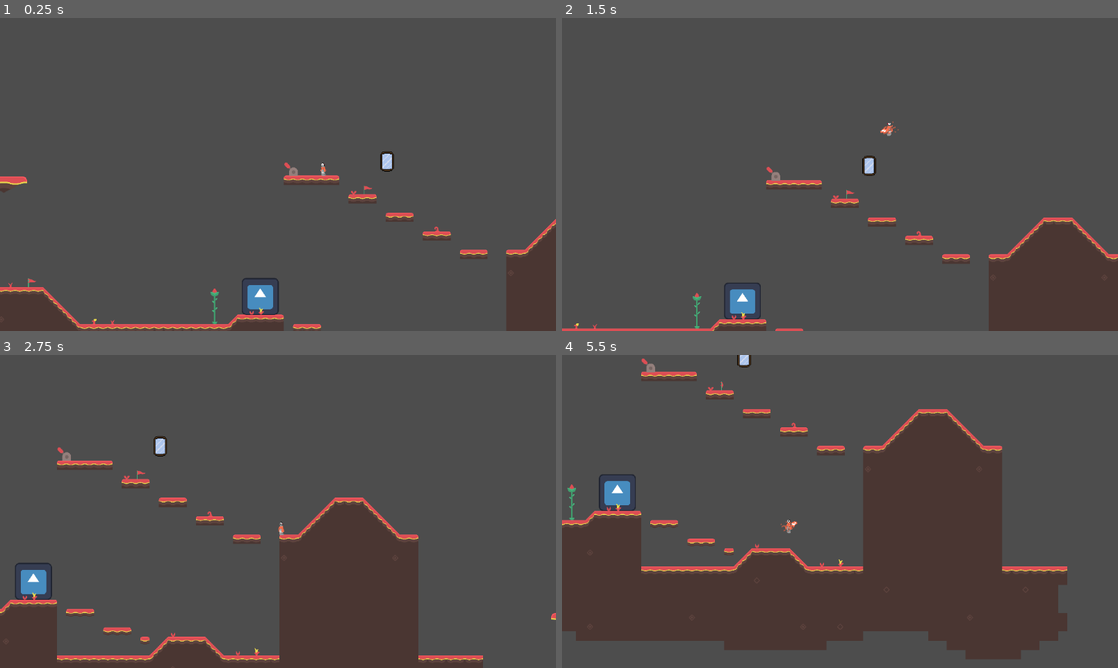
Above: before the commit, frames 1-4 (two rows, left to right).
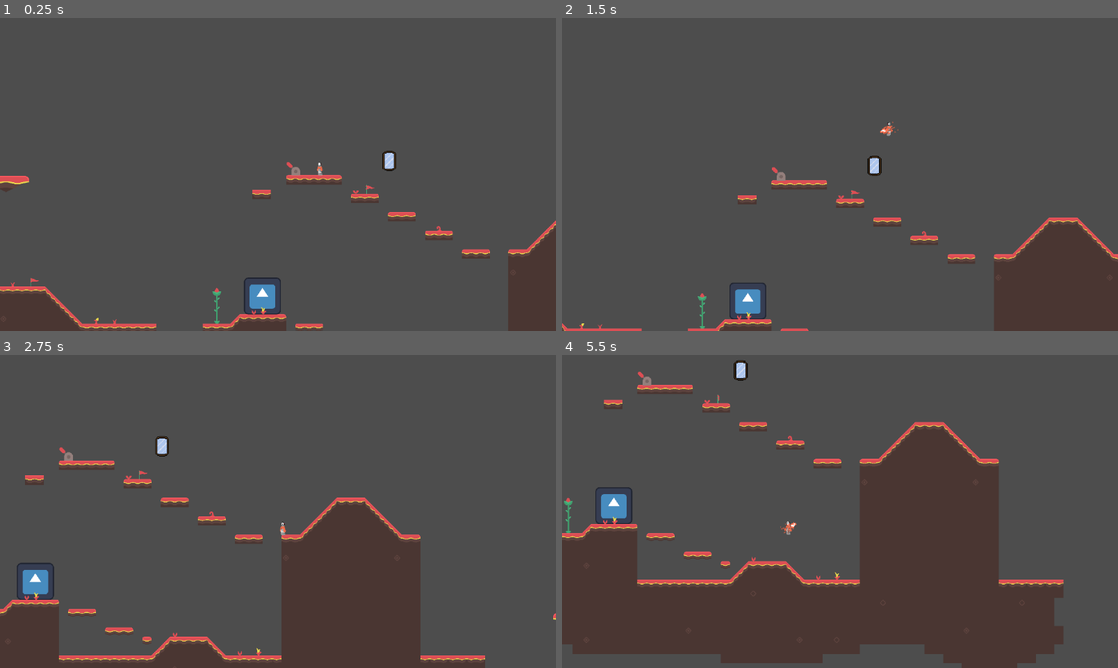
Above: after the commit, the same moments.

Repository: unsaltedkale/Quilt
Game: Godot game, scene res://Elena/elenatest.tscn
The game is run twice, just before and just after one commit, with the same random seed, the same clock (stepped at 60 frames per second) and the same inputs. This scene is started directly instead of the project's main scene. The engine's default icon, where the game draws it, is replaced by a stand-in: a white triangle on a blue panel in a dark square.
Inputs (mouse positions are in pixels of both pictures, inside the frame that each line leads up to):
- Up to frame 1 (0.25 s): no input
- Up to frame 2 (1.5 s): move the mouse to (962, 158) at 0.52 s; hold D (move_right) from 0.53 s (still down); tap S (crouch) at 0.6 s; click (962, 158) at 0.67 s; tap Space (jump) at 0.77 s; move the mouse to (728, 190) at 1.27 s; click (728, 190) at 1.35 s
- Up to frame 3 (2.75 s): tap Space (jump) at 1.52 s; move the mouse to (333, 442) at 2.02 s; release D (move_right) at 2.03 s; hold A (move_left) from 2.03 s (still down); tap E (interact) at 2.1 s
- Up to frame 4 (5.5 s): move the mouse to (812, 574) at 2.77 s; release A (move_left) at 2.78 s; hold D (move_right) 2.78-4.28 s; tap S (crouch) at 2.85, 5.1 s; click (812, 574) at 2.92 s; tap Space (jump) at 3.02, 3.77, 4.52 s; move the mouse to (1006, 558) at 3.52 s; click (1006, 558) at 3.6 s; move the mouse to (673, 464) at 4.27 s; hold A (move_left) 4.28-5.03 s; tap E (interact) at 4.35 s; move the mouse to (867, 511) at 5.02 s; hold D (move_right) from 5.03 s (still down); click (867, 511) at 5.17 s

The runs differ from the first frame. In frame 1, 1.9% of the frame differs, in the area x 0-100%, y 42-100%; in frame 2, 2.2%; in frame 3, 1.9%; in frame 4, 11%, in the area x 0-91%, y 0-100%.

Commit message:
Started platforms that crush player

Diff:
--- a/Elena/Scenes/disappearing_platform.tscn
+++ b/Elena/Scenes/disappearing_platform.tscn
@@ -1,17 +1,37 @@
-[gd_scene load_steps=3 format=3 uid="uid://b2x1phn2coruw"]
+[gd_scene load_steps=6 format=3 uid="uid://b2x1phn2coruw"]
 
-[ext_resource type="Script" uid="uid://ccik04dds4kex" path="res://Elena/Scripts/disappearing_platform.gd" id="1_bhhk5"]
+[ext_resource type="Script" uid="uid://c5rhlghlmoruo" path="res://Elena/Scripts/disappearing_platform.gd" id="1_bhhk5"]
+[ext_resource type="Texture2D" uid="uid://nycislmjusp8" path="res://Resources/tilesheet_complete.png" id="2_y4u5j"]
 
-[sub_resource type="RectangleShape2D" id="RectangleShape2D_tkjjw"]
+[sub_resource type="PhysicsMaterial" id="PhysicsMaterial_y4u5j"]
 
-[node name="Disappearing_Platform" type="Area2D"]
+[sub_resource type="RectangleShape2D" id="RectangleShape2D_ko6lp"]
+size = Vector2(128, 69)
+
+[sub_resource type="RectangleShape2D" id="RectangleShape2D_y4u5j"]
+size = Vector2(128, 8)
+
+[node name="Disappearing_Platform" type="RigidBody2D"]
+physics_material_override = SubResource("PhysicsMaterial_y4u5j")
 script = ExtResource("1_bhhk5")
 
-[node name="CollisionShape2D" type="CollisionShape2D" parent="."]
-shape = SubResource("RectangleShape2D_tkjjw")
+[node name="Sprite2D" type="Sprite2D" parent="."]
+texture = ExtResource("2_y4u5j")
+region_enabled = true
+region_rect = Rect2(320, 128, 128, 64)
+
+[node name="PlatformCollision" type="CollisionShape2D" parent="."]
+position = Vector2(0, 3)
+shape = SubResource("RectangleShape2D_ko6lp")
+
+[node name="Area2D" type="Area2D" parent="."]
+
+[node name="CollisionShape2D" type="CollisionShape2D" parent="Area2D"]
+position = Vector2(0, -32)
+shape = SubResource("RectangleShape2D_y4u5j")
+debug_color = Color(0.87531245, 0.00043375432, 0.8374024, 0.41960785)
 
 [node name="Timer" type="Timer" parent="."]
-wait_time = 0.25
 
-[connection signal="body_entered" from="." to="." method="_on_body_entered"]
+[connection signal="body_entered" from="Area2D" to="." method="_on_area_2d_body_entered"]
 [connection signal="timeout" from="Timer" to="." method="_on_timer_timeout"]
--- a/Elena/Scripts/disappearing_platform.gd
+++ b/Elena/Scripts/disappearing_platform.gd
@@ -1,10 +1,15 @@
-extends Area2D
+extends RigidBody2D
 
-func _on_body_entered(body: Node2D):
+@onready var timer_length: float = 1.0
+
+# Called when the node enters the scene tree for the first time.
+func _ready() -> void:
+	self.gravity_scale = 0
+
+func _on_area_2d_body_entered(body: Node2D) -> void:
 	if body.is_in_group("Player"):
 		$Timer.start()
 
+
 func _on_timer_timeout() -> void:
-	var parent = self.get_parent()
-	if parent:
-		parent.queue_free()
+	self.gravity_scale = 1
--- a/Elena/elenatest.tscn
+++ b/Elena/elenatest.tscn
@@ -1075,286 +1075,6 @@
 tile_size = Vector2i(64, 64)
 physics_layer_0/collision_layer = 1
 sources/0 = SubResource("TileSetAtlasSource_3o1fx")
-
-[sub_resource type="PhysicsMaterial" id="PhysicsMaterial_3o1fx"]
-
-[sub_resource type="TileSetAtlasSource" id="TileSetAtlasSource_i8jdh"]
-texture = ExtResource("2_jkah5")
-texture_region_size = Vector2i(64, 64)
-0:0/0 = 0
-0:0/0/physics_layer_0/polygon_0/points = PackedVector2Array(-32, -32, 32, -32, 32, 32, -32, 32)
-1:0/0 = 0
-1:0/0/physics_layer_0/polygon_0/points = PackedVector2Array(-37.876198, 41.291267, 41.601723, 44.395866, 39.73896, -41.291264, -37.255276, -40.67034)
-2:0/0 = 0
-3:0/0 = 0
-4:0/0 = 0
-5:0/0 = 0
-6:0/0 = 0
-7:0/0 = 0
-8:0/0 = 0
-9:0/0 = 0
-10:0/0 = 0
-11:0/0 = 0
-12:0/0 = 0
-13:0/0 = 0
-14:0/0 = 0
-15:0/0 = 0
-16:0/0 = 0
-17:0/0 = 0
-18:0/0 = 0
-19:0/0 = 0
-20:0/0 = 0
-21:0/0 = 0
-0:1/0 = 0
-0:1/0/physics_layer_0/polygon_0/points = PackedVector2Array(-32, -32, 32, -32, 32, 32, -32, 32)
-1:1/0 = 0
-2:1/0 = 0
-3:1/0 = 0
-4:1/0 = 0
-5:1/0 = 0
-6:1/0 = 0
-7:1/0 = 0
-8:1/0 = 0
-9:1/0 = 0
-10:1/0 = 0
-11:1/0 = 0
-12:1/0 = 0
-13:1/0 = 0
-14:1/0 = 0
-15:1/0 = 0
-16:1/0 = 0
-17:1/0 = 0
-18:1/0 = 0
-19:1/0 = 0
-20:1/0 = 0
-21:1/0 = 0
-0:2/0 = 0
-0:2/0/physics_layer_0/polygon_0/points = PackedVector2Array(-32, -32, 32, -32, 32, 32, -32, 32)
-1:2/0 = 0
-2:2/0 = 0
-3:2/0 = 0
-4:2/0 = 0
-5:2/0 = 0
-5:2/0/physics_layer_0/polygon_0/points = PackedVector2Array(-32, -32, 32, -32, 32, 32, -32, 32)
-6:2/0 = 0
-7:2/0 = 0
-8:2/0 = 0
-9:2/0 = 0
-10:2/0 = 0
-11:2/0 = 0
-12:2/0 = 0
-13:2/0 = 0
-14:2/0 = 0
-15:2/0 = 0
-16:2/0 = 0
-17:2/0 = 0
-18:2/0 = 0
-19:2/0 = 0
-20:2/0 = 0
-21:2/0 = 0
-0:3/0 = 0
-1:3/0 = 0
-2:3/0 = 0
-3:3/0 = 0
-4:3/0 = 0
-5:3/0 = 0
-6:3/0 = 0
-7:3/0 = 0
-8:3/0 = 0
-9:3/0 = 0
-10:3/0 = 0
-11:3/0 = 0
-12:3/0 = 0
-13:3/0 = 0
-14:3/0 = 0
-15:3/0 = 0
-16:3/0 = 0
-17:3/0 = 0
-18:3/0 = 0
-19:3/0 = 0
-20:3/0 = 0
-21:3/0 = 0
-0:4/0 = 0
-1:4/0 = 0
-2:4/0 = 0
-3:4/0 = 0
-4:4/0 = 0
-5:4/0 = 0
-6:4/0 = 0
-7:4/0 = 0
-8:4/0 = 0
-9:4/0 = 0
-10:4/0 = 0
-11:4/0 = 0
-12:4/0 = 0
-13:4/0 = 0
-14:4/0 = 0
-15:4/0 = 0
-16:4/0 = 0
-17:4/0 = 0
-18:4/0 = 0
-19:4/0 = 0
-21:4/0 = 0
-0:5/0 = 0
-1:5/0 = 0
-2:5/0 = 0
-3:5/0 = 0
-4:5/0 = 0
-5:5/0 = 0
-6:5/0 = 0
-7:5/0 = 0
-8:5/0 = 0
-9:5/0 = 0
-10:5/0 = 0
-11:5/0 = 0
-12:5/0 = 0
-13:5/0 = 0
-14:5/0 = 0
-15:5/0 = 0
-16:5/0 = 0
-17:5/0 = 0
-18:5/0 = 0
-19:5/0 = 0
-20:5/0 = 0
-21:5/0 = 0
-0:6/0 = 0
-1:6/0 = 0
-2:6/0 = 0
-3:6/0 = 0
-4:6/0 = 0
-5:6/0 = 0
-6:6/0 = 0
-7:6/0 = 0
-8:6/0 = 0
-9:6/0 = 0
-10:6/0 = 0
-11:6/0 = 0
-12:6/0 = 0
-13:6/0 = 0
-14:6/0 = 0
-15:6/0 = 0
-16:6/0 = 0
-17:6/0 = 0
-18:6/0 = 0
-19:6/0 = 0
-20:6/0 = 0
-21:6/0 = 0
-0:7/0 = 0
-1:7/0 = 0
-2:7/0 = 0
-3:7/0 = 0
-4:7/0 = 0
-5:7/0 = 0
-6:7/0 = 0
-7:7/0 = 0
-8:7/0 = 0
-9:7/0 = 0
-10:7/0 = 0
-11:7/0 = 0
-12:7/0 = 0
-13:7/0 = 0
-14:7/0 = 0
-15:7/0 = 0
-16:7/0 = 0
-17:7/0 = 0
-18:7/0 = 0
-19:7/0 = 0
-20:7/0 = 0
-21:7/0 = 0
-0:8/0 = 0
-1:8/0 = 0
-2:8/0 = 0
-3:8/0 = 0
-4:8/0 = 0
-5:8/0 = 0
-6:8/0 = 0
-7:8/0 = 0
-8:8/0 = 0
-9:8/0 = 0
-10:8/0 = 0
-11:8/0 = 0
-12:8/0 = 0
-13:8/0 = 0
-14:8/0 = 0
-15:8/0 = 0
-16:8/0 = 0
-17:8/0 = 0
-18:8/0 = 0
-19:8/0 = 0
-20:8/0 = 0
-21:8/0 = 0
-0:9/0 = 0
-1:9/0 = 0
-2:9/0 = 0
-3:9/0 = 0
-4:9/0 = 0
-5:9/0 = 0
-6:9/0 = 0
-7:9/0 = 0
-8:9/0 = 0
-9:9/0 = 0
-10:9/0 = 0
-11:9/0 = 0
-12:9/0 = 0
-13:9/0 = 0
-14:9/0 = 0
-15:9/0 = 0
-16:9/0 = 0
-17:9/0 = 0
-18:9/0 = 0
-19:9/0 = 0
-20:9/0 = 0
-21:9/0 = 0
-0:10/0 = 0
-1:10/0 = 0
-2:10/0 = 0
-3:10/0 = 0
-4:10/0 = 0
-5:10/0 = 0
-6:10/0 = 0
-7:10/0 = 0
-8:10/0 = 0
-9:10/0 = 0
-10:10/0 = 0
-11:10/0 = 0
-12:10/0 = 0
-13:10/0 = 0
-14:10/0 = 0
-15:10/0 = 0
-16:10/0 = 0
-17:10/0 = 0
-18:10/0 = 0
-19:10/0 = 0
-20:10/0 = 0
-21:10/0 = 0
-0:11/0 = 0
-1:11/0 = 0
-2:11/0 = 0
-3:11/0 = 0
-4:11/0 = 0
-5:11/0 = 0
-6:11/0 = 0
-7:11/0 = 0
-8:11/0 = 0
-9:11/0 = 0
-10:11/0 = 0
-11:11/0 = 0
-12:11/0 = 0
-13:11/0 = 0
-14:11/0 = 0
-15:11/0 = 0
-16:11/0 = 0
-17:11/0 = 0
-18:11/0 = 0
-19:11/0 = 0
-20:11/0 = 0
-21:11/0 = 0
-
-[sub_resource type="TileSet" id="TileSet_jkah5"]
-tile_size = Vector2i(64, 64)
-physics_layer_0/collision_layer = 1
-physics_layer_0/physics_material = SubResource("PhysicsMaterial_3o1fx")
-sources/0 = SubResource("TileSetAtlasSource_i8jdh")
 
 [sub_resource type="PhysicsMaterial" id="PhysicsMaterial_jkah5"]
 
@@ -7841,14 +7561,6 @@
 position = Vector2(7293, 2562)
 scale = Vector2(45, 45)
 
-[node name="Dissapearing_Platform" type="TileMapLayer" parent="Tiles"]
-tile_map_data = PackedByteArray("AABEACgAAAAFAAIAAABFACgAAAAFAAIAAABGACgAAAAFAAIAAABHACgAAAAFAAIAAABIACgAAAAFAAIAAAA=")
-tile_set = SubResource("TileSet_jkah5")
-
-[node name="Area2D" parent="Tiles/Dissapearing_Platform" instance=ExtResource("8_5l0qf")]
-position = Vector2(4513, 2581)
-scale = Vector2(16, 4)
-
 [node name="Breakable_Wall" type="TileMapLayer" parent="Tiles"]
 tile_map_data = PackedByteArray("AAAlAA0AAAAAAAAAAAAlAA4AAAAAAAAAAAAlAA8AAAAAAAIAAAAlABAAAAAAAAAAAAA=")
 tile_set = SubResource("TileSet_16365")
@@ -7883,7 +7595,7 @@
 script = ExtResource("5_16365")
 
 [node name="Player" parent="." instance=ExtResource("6_y2ndt")]
-position = Vector2(5521, 1466)
+position = Vector2(5483, 1490)
 scale = Vector2(2, 2)
 
 [node name="MovingPlatform" parent="." instance=ExtResource("7_3ov1n")]
@@ -7925,6 +7637,9 @@
 [node name="Mirror" parent="." instance=ExtResource("17_3o1fx")]
 position = Vector2(5961, 1431)
 
+[node name="Disappearing_Platform" parent="." instance=ExtResource("8_5l0qf")]
+position = Vector2(5080, 1671)
+
 [connection signal="timeout" from="Timer" to="." method="_on_timer_timeout"]
 [connection signal="body_entered" from="collectable_object" to="." method="_on_area_2d_body_exited"]
 [connection signal="body_entered" from="collectable_object" to="." method="_on_area_2d_body_entered"]
Not shown, changed: Elena/Scripts/disappearing_platform.gd.uid
Not shown: 1 places in Elena/elenatest.tscn that only renumber resources
Not shown: 1 places in Emily WIP/Scenes/player.tscn that only renumber resources
